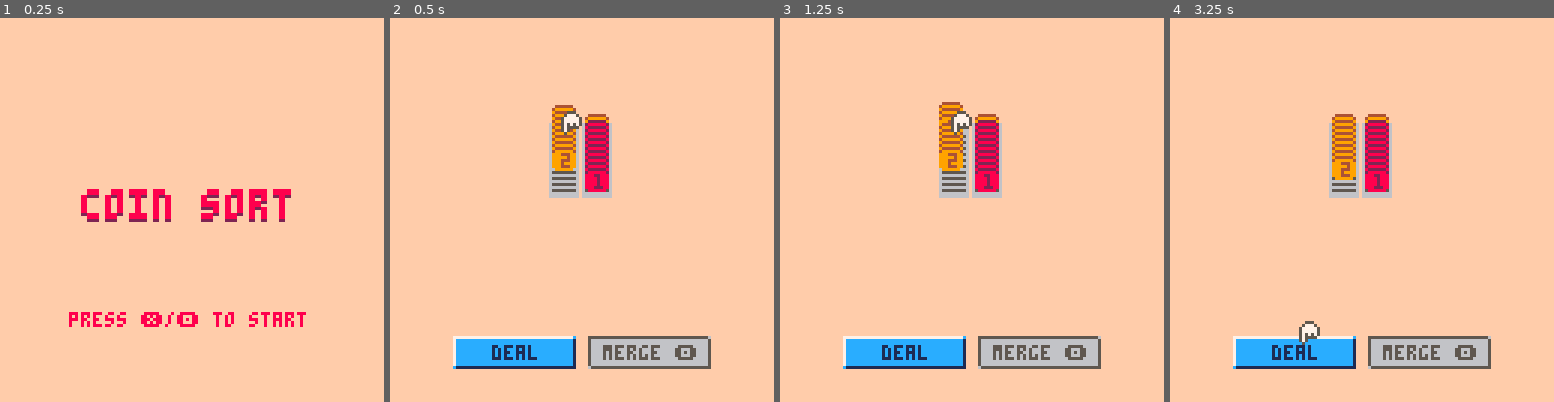
Above: before the commit, frames 1-4 (left to right).
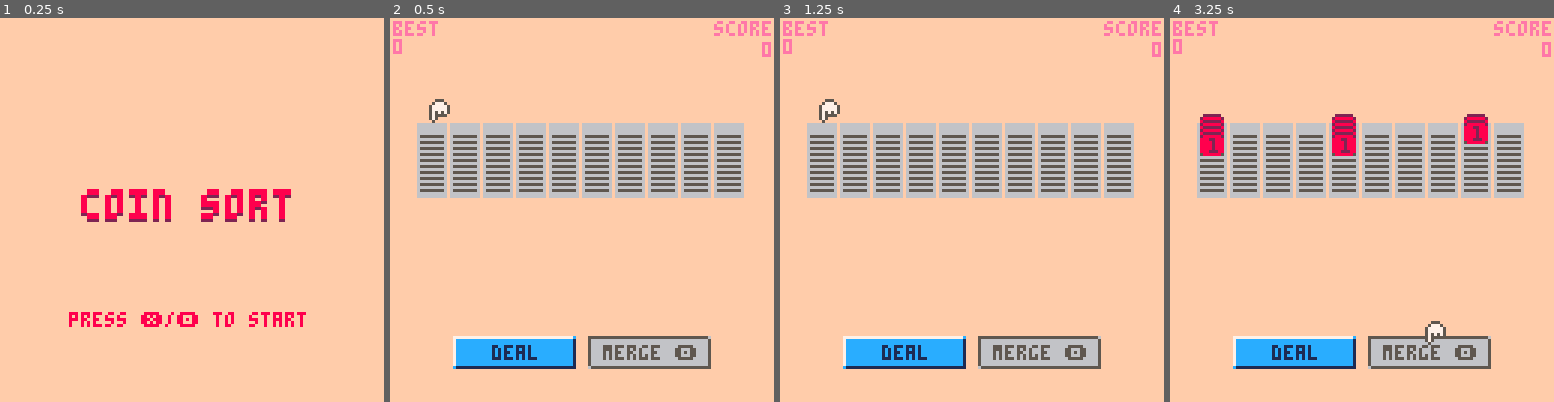
Above: after the commit, the same moments.

Repository: jakesearle/coin-sort
Game: PICO-8 cartridge okay.p8
The game is run twice, just before and just after one commit, with the same random seed, the same clock (stepped at 60 frames per second) and the same inputs.
Inputs:
- Up to frame 1 (0.25 s): no input
- Up to frame 2 (0.5 s): tap X (X key) at 0.33 s
- Up to frame 3 (1.25 s): tap O (Z key) at 0.7 s; tap X (X key) at 1.07 s
- Up to frame 4 (3.25 s): hold Right 1.6-2.1 s; tap O (Z key) every 0.4 s from 1.7 to 2.9 s; tap X (X key) at 1.85, 2.97 s; hold Up 2.15-2.42 s; hold Right 2.47-3.03 s; hold Left from 3.08 s (still down)

Frame 1 is identical in both runs. In frame 2, 15% of the frame differs, in the area x 0-100%, y 0-47%; in frame 3, 16%; in frame 4, 16%, in the area x 0-100%, y 0-86%.

Commit message:
Add high score

Diff:
--- a/config.lua
+++ b/config.lua
@@ -3,8 +3,16 @@
 screenheight = 127
 
 level1 = {
-    { 2, 2, 2, 2, 2, 2, 2, 2 },
-    { 2, 1, 1, 1, 1, 1, 1, 1, 1, 1 }
+    {},
+    {},
+    {},
+    {},
+    {},
+    {},
+    {},
+    {},
+    {},
+    {}
 }
 
 GAME_STATE = {
--- a/game.lua
+++ b/game.lua
@@ -1,7 +1,4 @@
-
-
 function make_game()
-
     local game = {
         f = 0,
         f_gameover = nil,
--- a/level.lua
+++ b/level.lua
@@ -54,7 +54,9 @@
         width = width,
         x = x,
         y = y,
-        state = LEVEL_STATE.hovering
+        state = LEVEL_STATE.hovering,
+        high_score = load_big_number(),
+        score = make_bigint(0)
     }
 
     function level:update()
@@ -96,6 +98,8 @@
             draw_all(self.buttons)
         end
 
+        self:_draw_score()
+
         -- Draw releasing coins on top
         for tray in all(self.trays) do
             for c in all(tray.coins) do
@@ -107,6 +111,23 @@
         if not go then
             self.pointer:draw()
         end
+    end
+
+    function level:_draw_score()
+        local score_label = "score"
+        local w, h = text_size(score_label)
+        local x = screenwidth - w + 1
+        local y = 1
+        print(score_label, x, y, 14)
+
+        local score_val = format_bigint(self.score)
+        y = y + h + 1
+        w, _ = text_size(score_val)
+        x = screenwidth - w + 1
+        print(score_val, x, y)
+
+        print("best", 1, 1)
+        print(format_bigint(self.high_score))
     end
 
     function level:update_children()
@@ -315,8 +336,19 @@
     function level:merge()
         for t in all(self.trays) do
             if t.is_complete then
+                local big_i = make_bigint(t:get_last_val())
+                printh(big_i)
+                local sub_total = mult_bigint(big_i, big_i) .. "00"
+                printh(sub_total)
+                self.score = add_bigint(self.score, sub_total)
+
                 t:move_coins_up()
             end
+        end
+        if gt_bigint(self.score, self.high_score) then
+            self.high_score = self.score
+            load_big_number(self.high_score)
+            save_big_number(self.high_score)
         end
         self:recalc_active_buttons()
     end
--- a/main.lua
+++ b/main.lua
@@ -1,5 +1,7 @@
 function _init()
     printh("\nSTART:")
+    cartdata("my_game_save")
+    -- save_big_number("0")
     frame = 0
     prev_btn = 0
     game = make_game()
--- a/popup.lua
+++ b/popup.lua
@@ -134,9 +134,9 @@
         -- Shadow
         squircle_fill(self.x + 4, self.y + 4, self.w, self.h, self.r_squircle, 0)
         -- Border
-        squircle_fill(self.x, self.y, self.w, self.h, self.r_squircle, 5)
+        squircle_fill(self.x, self.y, self.w, self.h, self.r_squircle, 2)
         -- Body
-        squircle_fill(self.x + 1, self.y + 1, self.w - 2, self.h - 2, self.r_squircle, 6)
+        squircle_fill(self.x + 1, self.y + 1, self.w - 2, self.h - 2, self.r_squircle, 15)
         self:_draw_header()
         -- draw_outline(self.button_container)
         self:_draw_buttons()
@@ -147,11 +147,11 @@
 
     function popup:_draw_header()
         -- Header
-        squircle_fill(self.header.x, self.header.y, self.header.w, self.header.h, self.r_squircle, 5)
+        squircle_fill(self.header.x, self.header.y, self.header.w, self.header.h, self.r_squircle, 2)
         local t_text = "\^w\^t" .. self.title
         local text_w, _ = text_size(t_text)
         if self.header.w >= text_w then
-            print_centered(t_text, self.header.x, self.header.y + 1, self.header.w, self.header.h, 6)
+            print_centered(t_text, self.header.x, self.header.y + 1, self.header.w, self.header.h, 8)
         end
     end
 
--- a/util.lua
+++ b/util.lua
@@ -197,6 +197,120 @@
     return n % 2 == 0
 end
 
+function make_bigint(num)
+    return tostr(num)
+end
+
+function add_bigint(a, b)
+    local result = ""
+    local carry = 0
+
+    local i = #a
+    local j = #b
+
+    while i > 0 or j > 0 or carry > 0 do
+        local digit_a = i > 0 and tonum(sub(a, i, i)) or 0
+        local digit_b = j > 0 and tonum(sub(b, j, j)) or 0
+
+        local sum = digit_a + digit_b + carry
+        carry = flr(sum / 10)
+        result = (sum % 10) .. result
+
+        i -= 1
+        j -= 1
+    end
+
+    return result
+end
+
+function mult_bigint(a, b)
+    local result = {}
+    local len_a = #a
+    local len_b = #b
+
+    -- Initialize result array
+    for i = 1, len_a + len_b do
+        result[i] = 0
+    end
+
+    -- Reverse loop through digits of a and b
+    for i = len_a, 1, -1 do
+        local digit_a = tonum(sub(a, i, i))
+        for j = len_b, 1, -1 do
+            local digit_b = tonum(sub(b, j, j))
+            local pos = i + j
+            result[pos] += digit_a * digit_b
+        end
+    end
+
+    -- Handle carries
+    for i = #result, 2, -1 do
+        local carry = flr(result[i] / 10)
+        result[i] %= 10
+        result[i - 1] += carry
+    end
+
+    -- Convert to string
+    local out = ""
+    local leading = true
+    for i = 1, #result do
+        if leading and result[i] == 0 then
+            -- skip leading zero
+        else
+            leading = false
+            out ..= result[i]
+        end
+    end
+
+    return out == "" and "0" or out
+end
+
+function format_bigint(n_str)
+    local suffixes = { "", "k", "m", "b", "t" }
+
+    -- remove leading zeros
+    while sub(n_str, 1, 1) == "0" and #n_str > 1 do
+        n_str = sub(n_str, 2)
+    end
+
+    local len = #n_str
+    local group = flr((len - 1) / 3)
+    local suffix = suffixes[group + 1] or ("e" .. (group * 3))
+
+    local digits = len - group * 3
+
+    local prefix = sub(n_str, 1, digits)
+    local decimal = sub(n_str, digits + 1, digits + 1)
+    if decimal != "" and decimal != "0" then
+        return prefix .. "." .. decimal .. suffix
+    else
+        return prefix .. suffix
+    end
+end
+
+function gt_bigint(a, b)
+    -- Compare by length first
+    if #a > #b then
+        return true
+    elseif #a < #b then
+        return false
+    end
+
+    -- Length is the same, compare digit by digit
+    for i = 1, #a do
+        local da = ord(sub(a, i, i))
+        local db = ord(sub(b, i, i))
+        if da > db then
+            return true
+        elseif da < db then
+            return false
+        end
+    end
+
+    -- Equal
+    return false
+end
+
 ------------
 -- RANDOM --
 ------------
@@ -213,6 +327,46 @@
     return random_item(keys)
 end
 
+-------------
+-- STORAGE --
+-------------
+
+function save_big_number(s)
+    -- break into chunks of 4 digits from the back
+    local chunks = {}
+    while #s > 0 do
+        local chunk = sub(s, max(1, #s - 3), #s)
+        add(chunks, chunk)
+        s = sub(s, 1, #s - #chunk)
+    end
+
+    -- save each chunk into dset
+    for i, chunk in ipairs(chunks) do
+        printh(chunk)
+        dset(i, tonum(chunk))
+    end
+
+    -- optionally store how many chunks were saved
+    dset(0, #chunks)
+end
+
+function load_big_number()
+    local len = dget(0)
+    if len == 0 then return "0" end
+    local s = ""
+    for i = 1, len do
+        local chunk = tostr(flr(dget(i)))
+        -- Pad the chunk with leading zeros if needed
+        if i > 1 then
+            while #chunk < 4 do
+                chunk = "0" .. chunk
+            end
+        end
+        s = chunk .. s
+    end
+    return s
+end
+
 ----------
 -- TEXT --
 ----------
@@ -237,3 +391,19 @@
     local x, y = print(text, 0, offscreen_offset)
     return x, y - offscreen_offset
 end
+
+function format_commas(n)
+    local s = "" .. n
+    local out = ""
+    local i = 0
+
+    for j = #s, 1, -1 do
+        i += 1
+        out = sub(s, j, j) .. out
+        if i % 3 == 0 and j > 1 then
+            out = "," .. out
+        end
+    end
+
+    return out
+end
Not shown, changed: TODO.md
